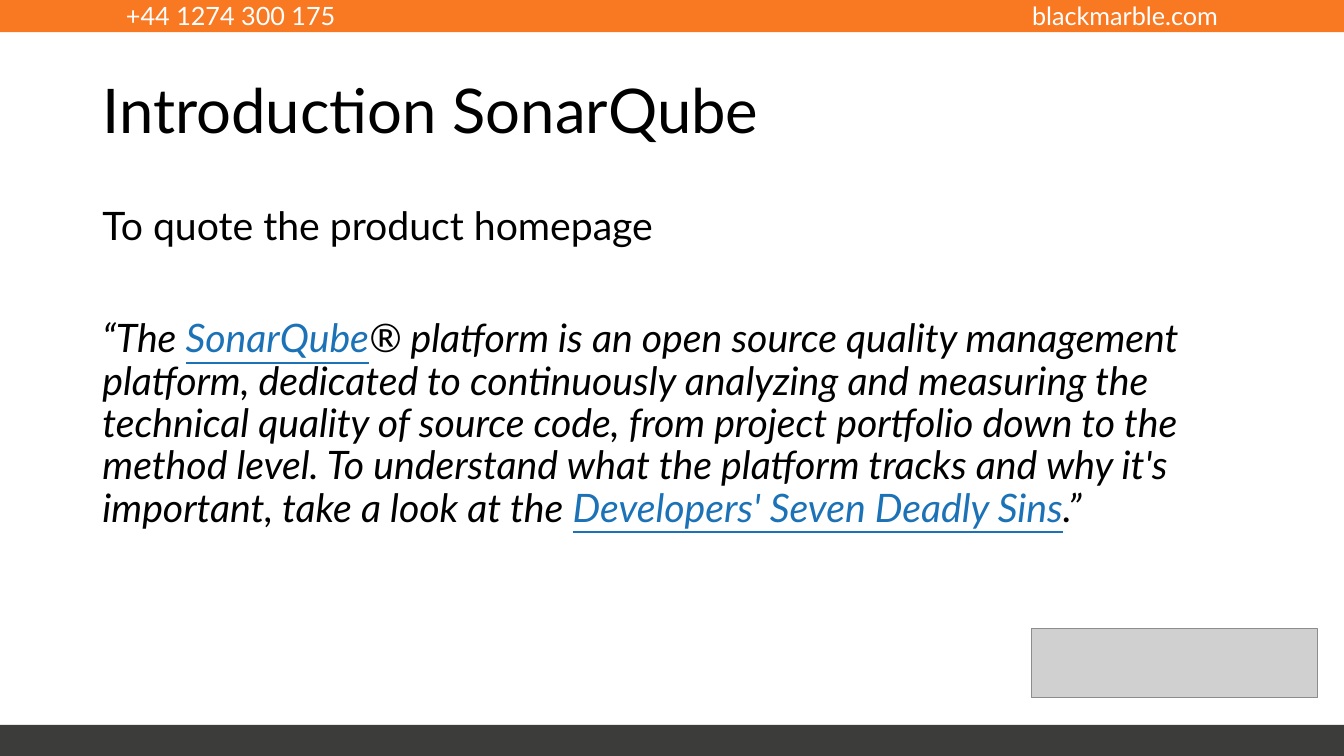
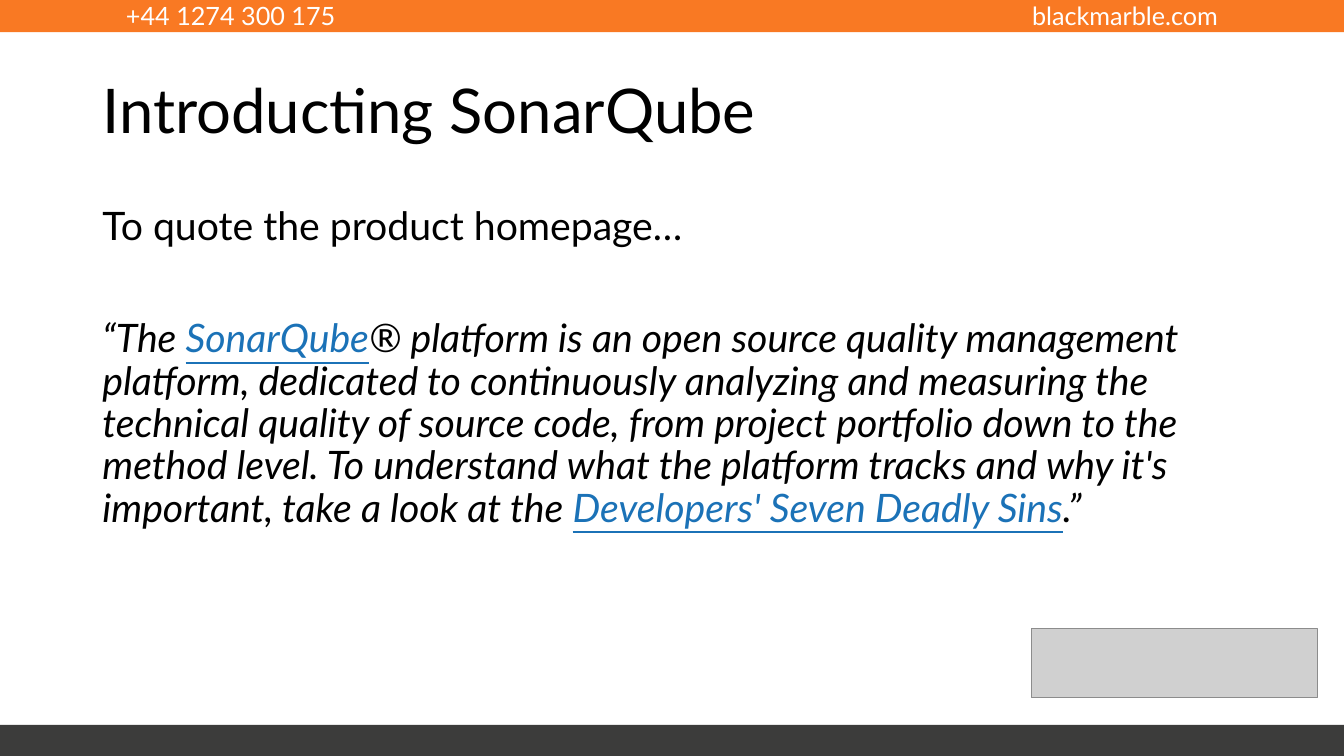
Before and after one commit to rfennell/Presentations, a slide deck: slide 7 of Managing Technical Debt with SonarQube.pptx. Drawn at 1344x756 pixels with LibreOffice and Linux fonts; fonts in the diff are those of the drawing; grey boxes stand for pictures. Boxes give left, top, right and bottom in pixels: in the first picture for what was removed or moved away, otherwise in the second. Text is boxed around its words. In the diff, an @@ line names an element or a change of style, - is before the commit and + after.

```diff
--- a/Managing Technical Debt with SonarQube.pptx
+++ b/Managing Technical Debt with SonarQube.pptx
@@ title at <box>102,87,756,144</box>: text changed @@
-Introduction SonarQube
+Introducting SonarQube
@@ text at <box>102,211,682,247</box>: text changed @@
-To quote the product homepage
+To quote the product homepage…
```
Also in this commit, not shown: 2 other slides changed.
